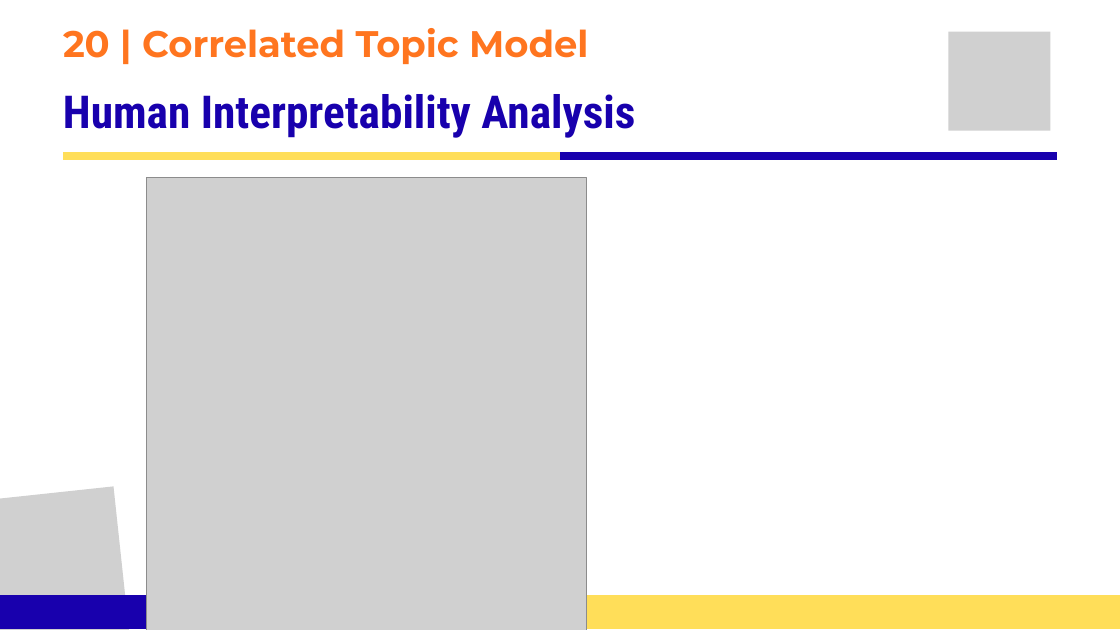
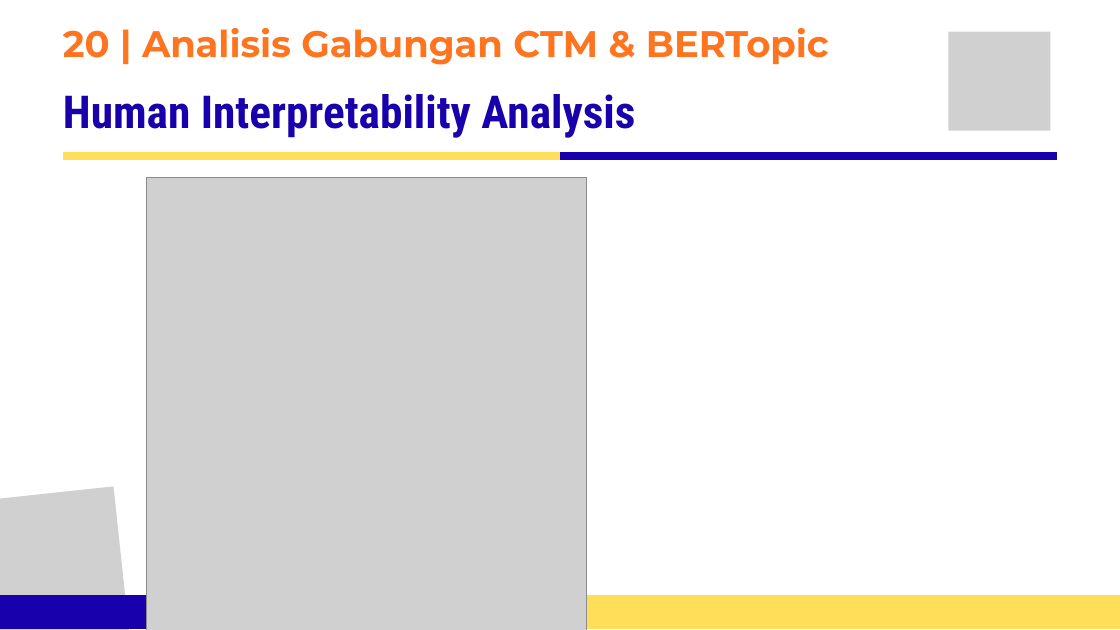
Before and after one commit to ridwan-bvk/karya-ilmiah-master, a slide deck: slide 22 of FINAL PRESENTASI ASEP RIDWAN HIDAYAT.pptx. Drawn at 1120x630 pixels with LibreOffice and Linux fonts; fonts in the diff are those of the drawing; grey boxes stand for pictures. Boxes give left, top, right and bottom in pixels: in the first picture for what was removed or moved away, otherwise in the second. Text is boxed around its words. In the diff, an @@ line names an element or a change of style, - is before the commit and + after.

```diff
--- a/FINAL PRESENTASI ASEP RIDWAN HIDAYAT.pptx
+++ b/FINAL PRESENTASI ASEP RIDWAN HIDAYAT.pptx
@@ text at (63,28,829,65): text changed @@
-20 | Correlated Topic Model
+20 | Analisis Gabungan CTM & BERTopic
```
Also in this commit, not shown: 7 other slides changed, 1 other file.
